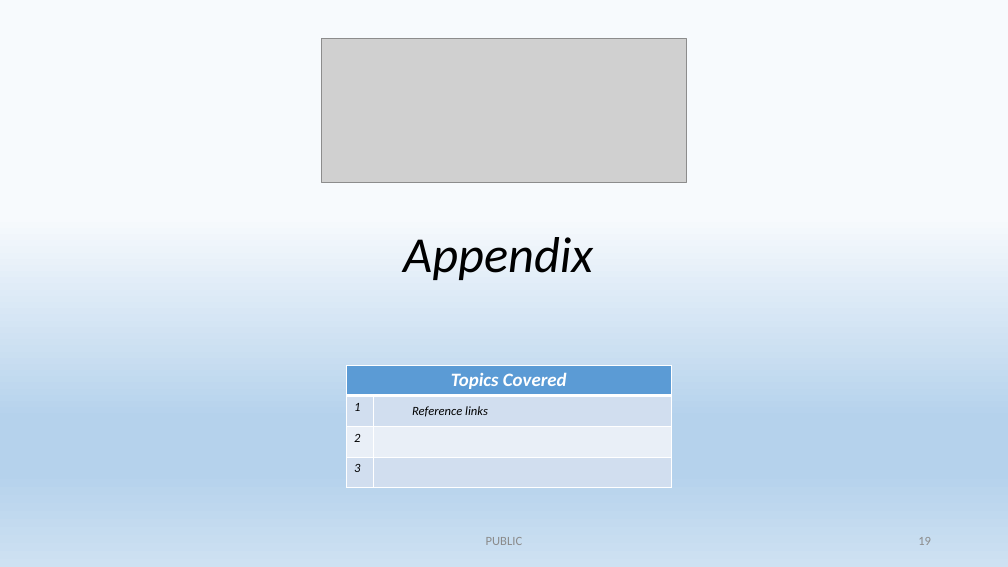
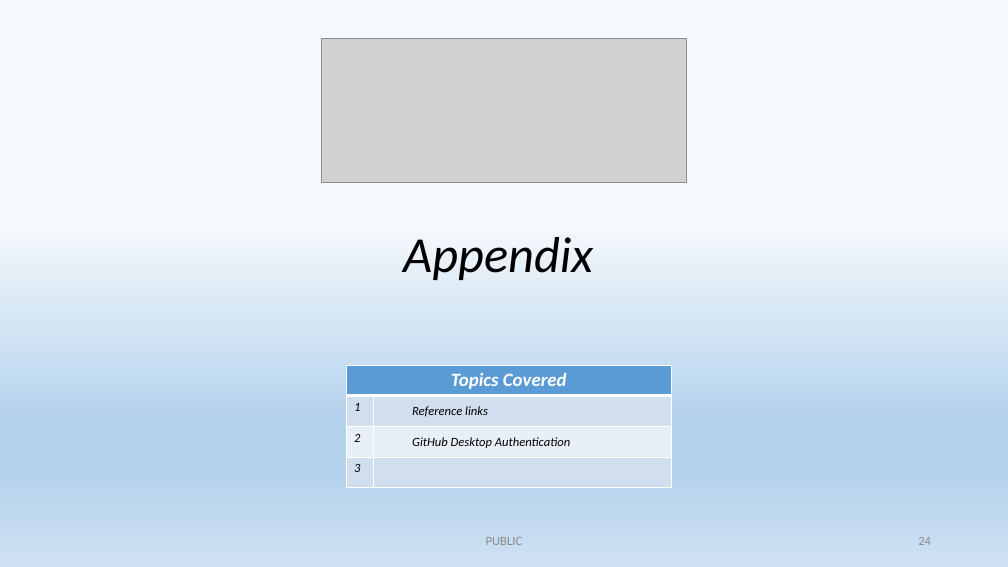
Before and after one commit to rakesh100282/Git-1, a slide deck: slide 24 of Git-V 0.1.pptx (slide 19 before the commit). Drawn at 1008x567 pixels with LibreOffice and Linux fonts; fonts in the diff are those of the drawing; grey boxes stand for pictures. Boxes give left, top, right and bottom in pixels: in the first picture for what was removed or moved away, otherwise in the second. Text is boxed around its words. In the diff, an @@ line names an element or a change of style, - is before the commit and + after.

Commit message:
Included Github Desktop slides

```diff
--- a/Git-V 0.1.pptx
+++ b/Git-V 0.1.pptx
@@ table at [346, 365, 671, 488] @@
-row 3, column 2: 
+row 3, column 2: GitHub Desktop Authentication
@@ page number at [918, 537, 931, 545]: text changed @@
-19
+24
```
Also in this commit, not shown: 7 other slides changed, 11 slides added, 1 slide removed.
